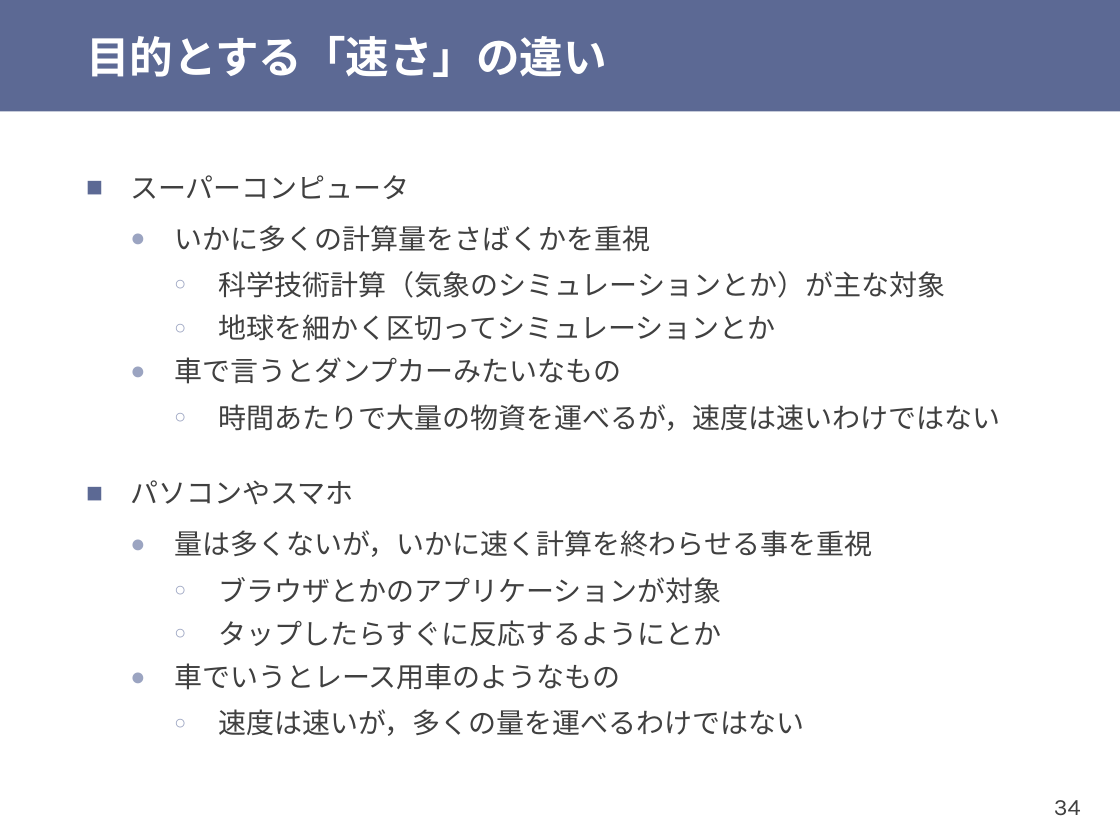
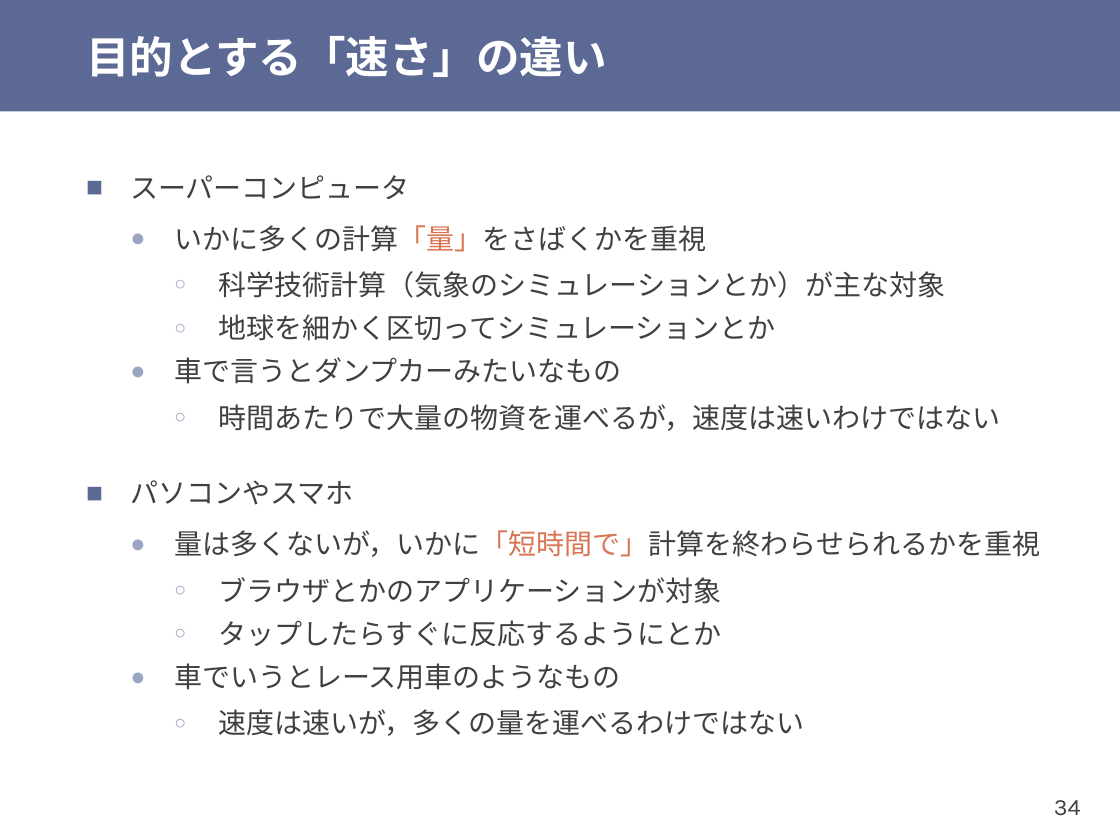
Before and after one commit to shioyadan/otya-computer-architecture-i, a slide deck: slide 34 of cai-shioya-01.pptx. Drawn at 1120x840 pixels with LibreOffice and Linux fonts; fonts in the diff are those of the drawing. Boxes give left, top, right and bottom in pixels: in the first picture for what was removed or moved away, otherwise in the second. Text is boxed around its words. In the diff, an @@ line names an element or a change of style, - is before the commit and + after.

```diff
--- a/cai-shioya-01.pptx
+++ b/cai-shioya-01.pptx
@@ text at (174,225,706,252): text changed @@
-  ● いかに多くの計算量をさばくかを重視
+  ● いかに多くの計算「量」をさばくかを重視
@@ text at (174,530,1040,557): text changed @@
-  ● 量は多くないが，いかに速く計算を終わらせる事を重視
+  ● 量は多くないが，いかに「短時間で」計算を終わらせられるかを重視
```
Also in this commit, not shown: 14 other slides changed, 3 slides added, 2 other files.
